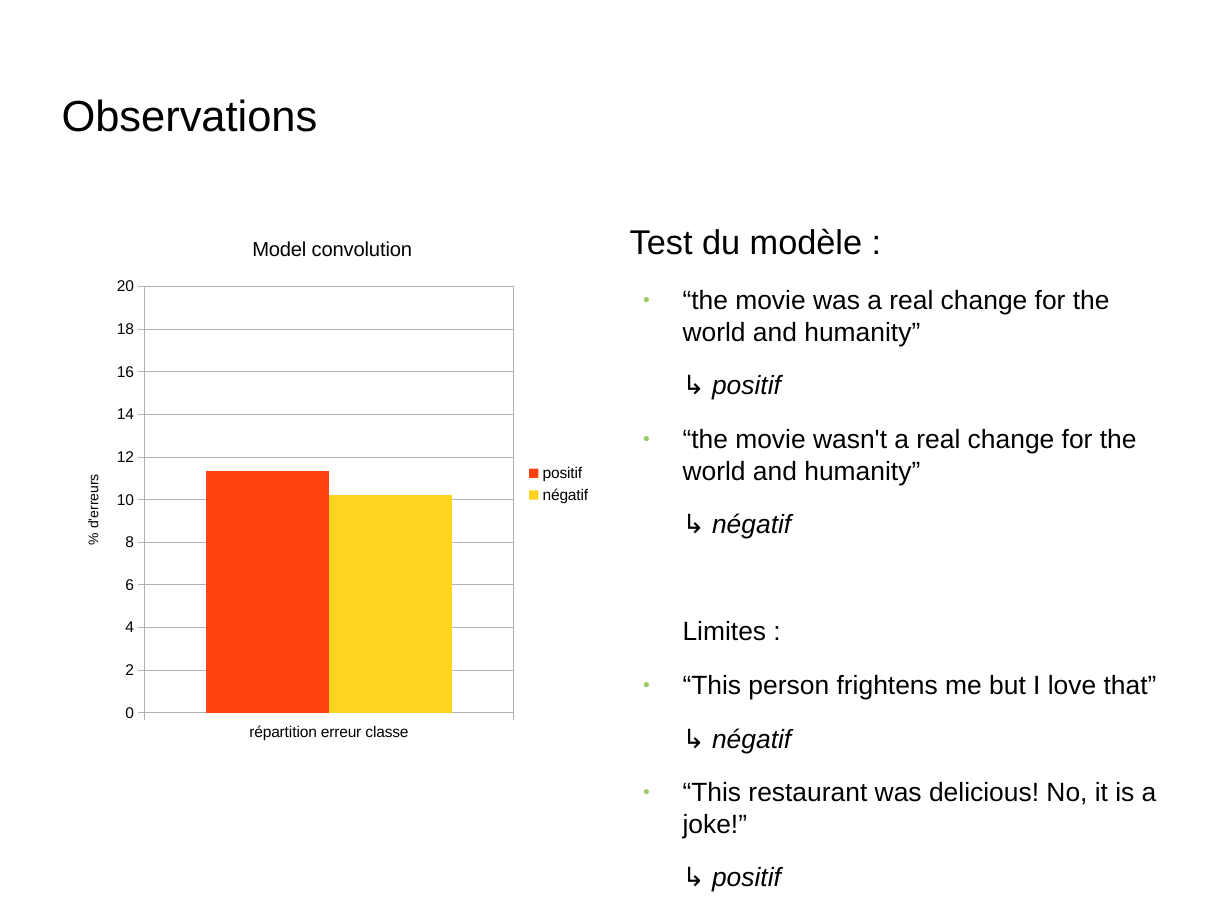
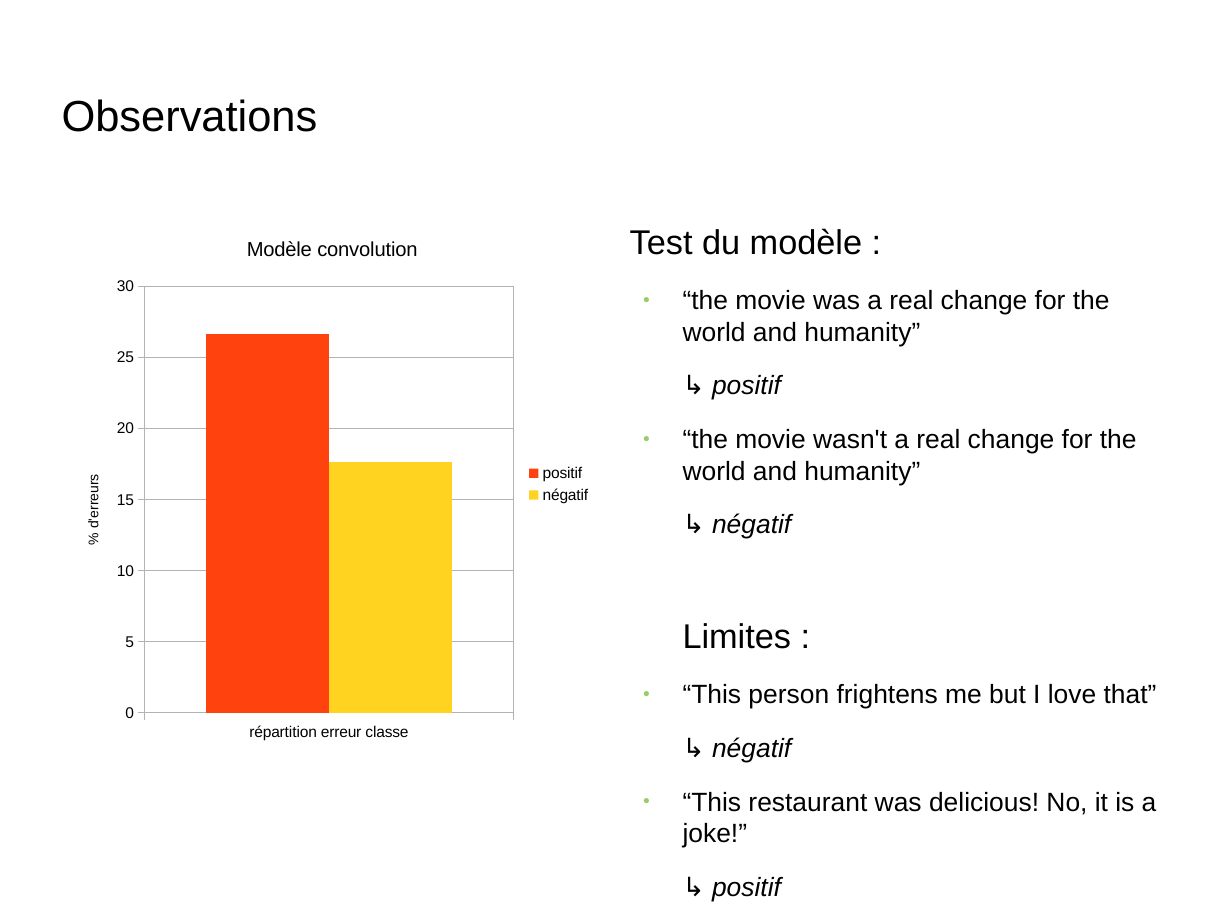
Before and after one commit to Ipsedo/TER_modele_neuronaux, a slide deck: slide 8 of presentation.odp (slide 7 before the commit). Drawn at 1232x924 pixels with LibreOffice and Linux fonts; fonts in the diff are those of the drawing; background and template pictures are left out. Boxes give left, top, right and bottom in pixels: in the first picture for what was removed or moved away, otherwise in the second. Text is boxed around its words. In the diff, an @@ line names an element or a change of style, - is before the commit and + after.

Commit message:
ajouter res modele simple

```diff
--- a/presentation.odp
+++ b/presentation.odp
@@ column chart at <box>61,216,603,751</box> @@
@@ title "Model convolution" to "Modèle convolution" @@
@@ positif, répartition erreur classe: 11.3 to 26.7 @@
@@ négatif, répartition erreur classe: 10.2 to 17.7 @@
@@ value axis changed @@
@@ text at <box>683,623,792,649</box>: size 17 to 22.1 pt in "Limites :" @@
```
Also in this commit, not shown: 1 other slide changed, 1 slide added.
